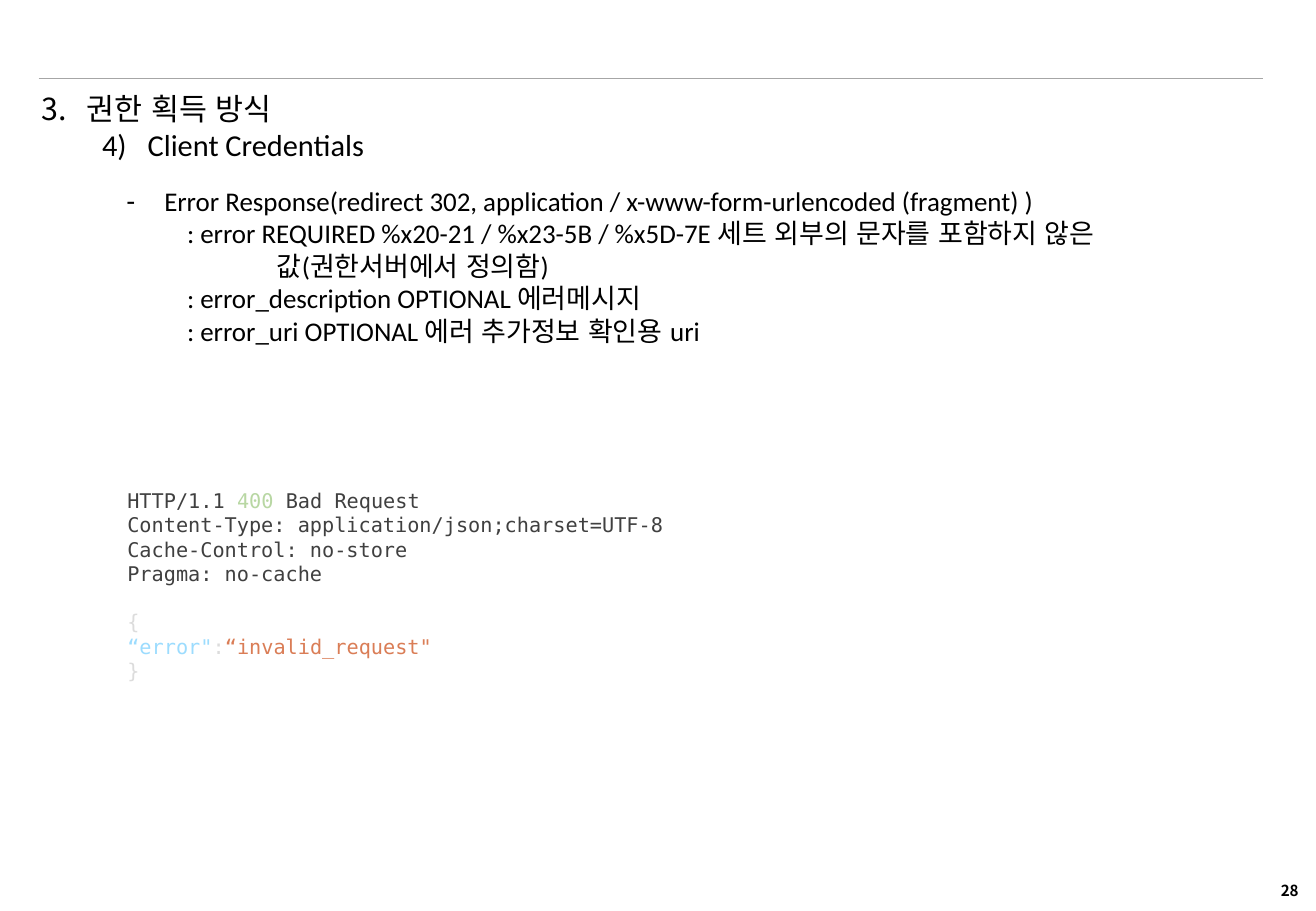
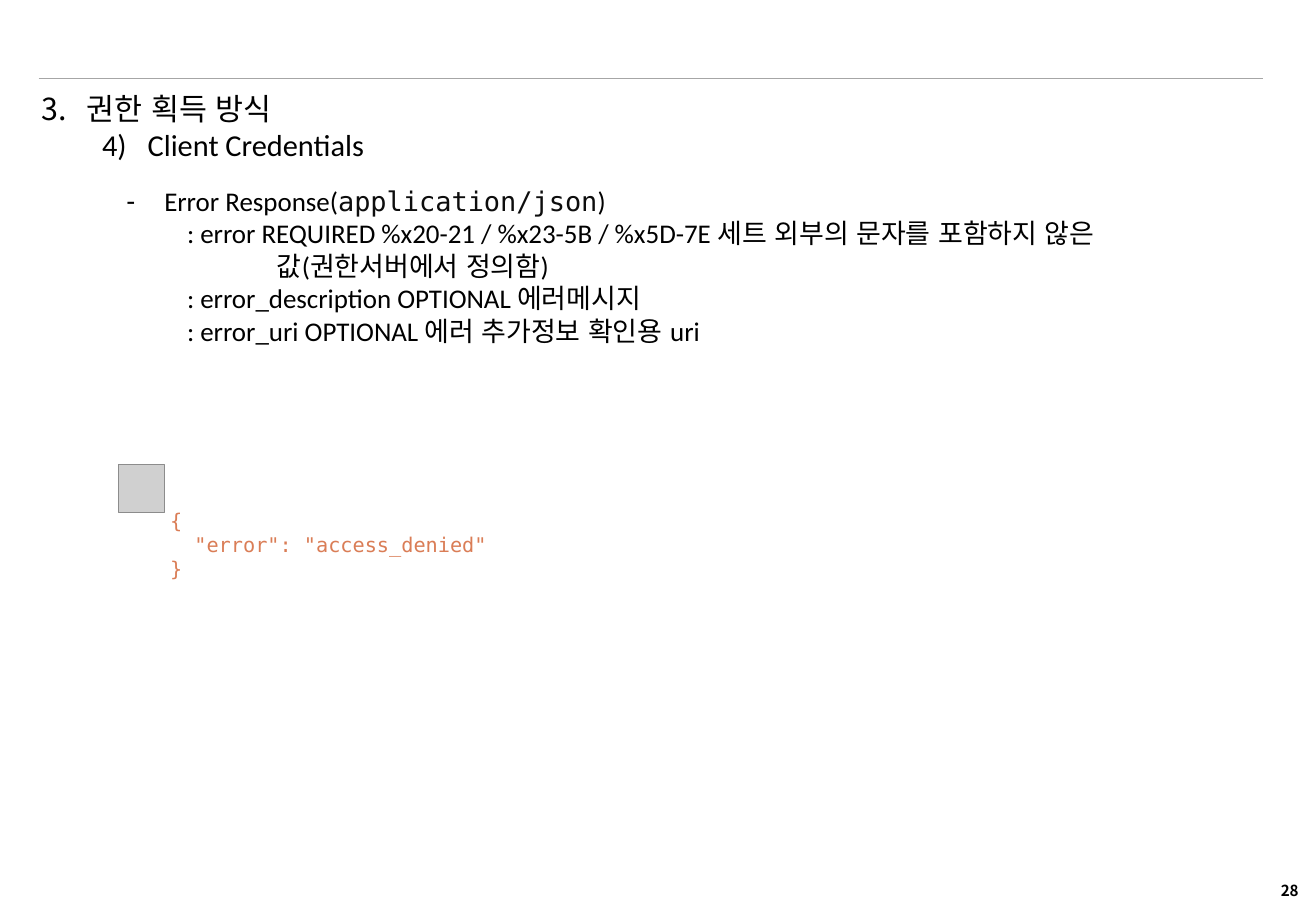
Before and after one commit to BOBY-MIN/development-guide, a slide deck: slide 28 of tip/OAuth_2.0.pptx. Drawn at 1316x911 pixels with LibreOffice and Linux fonts; fonts in the diff are those of the drawing; grey boxes stand for pictures. Boxes give left, top, right and bottom in pixels: in the first picture for what was removed or moved away, otherwise in the second. Text is boxed around its words. In the diff, an @@ line names an element or a change of style, - is before the commit and + after.

```diff
--- a/tip/OAuth_2.0.pptx
+++ b/tip/OAuth_2.0.pptx
@@ text at <box>164,190,605,217</box>: text changed; font Calibri to DejaVu Sans Mono; text colour #000000 to #0D0D0D @@
-– Error Response(redirect 302, application / x-www-form-urlencoded (fragment) )
+– Error Response(application/json)
@@ picture added at <box>118,465,164,513</box> @@
@@ text removed at <box>127,492,663,659</box> @@
-HTTP/1.1 400 Bad Request
-Content-Type: application/json;charset=UTF-8
-Cache-Control: no-store
-Pragma: no-cache
-{
-“error":“invalid_request"
-}
@@ text added at <box>194,536,487,557</box>, 12 pt, text #DA7D56 @@
+{
+"error": "access_denied"
+}
```
Also in this commit, not shown: 10 other slides changed.
